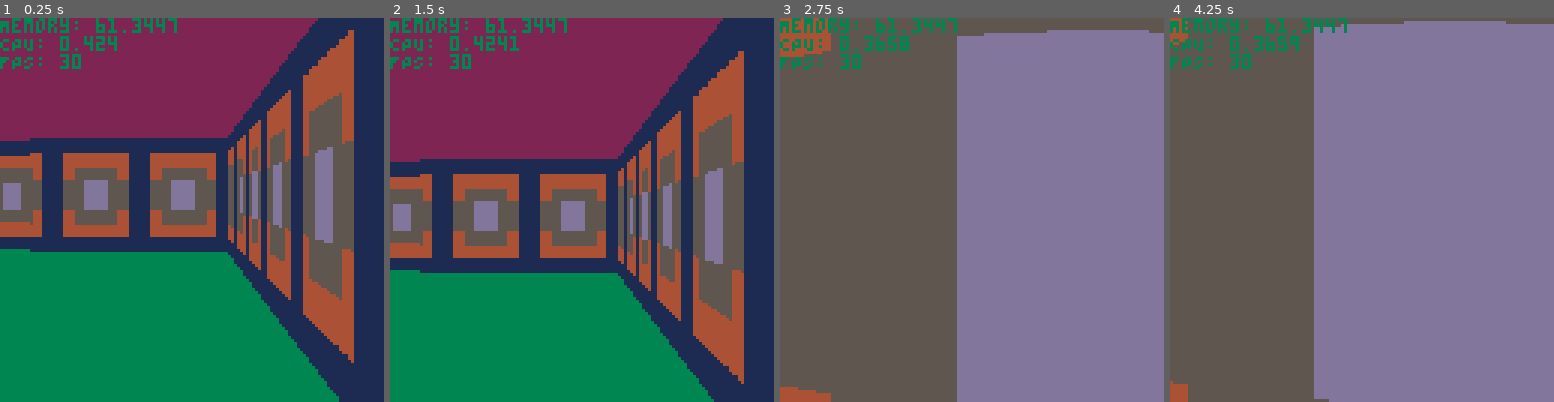
Above: before the commit, frames 1-4 (left to right).
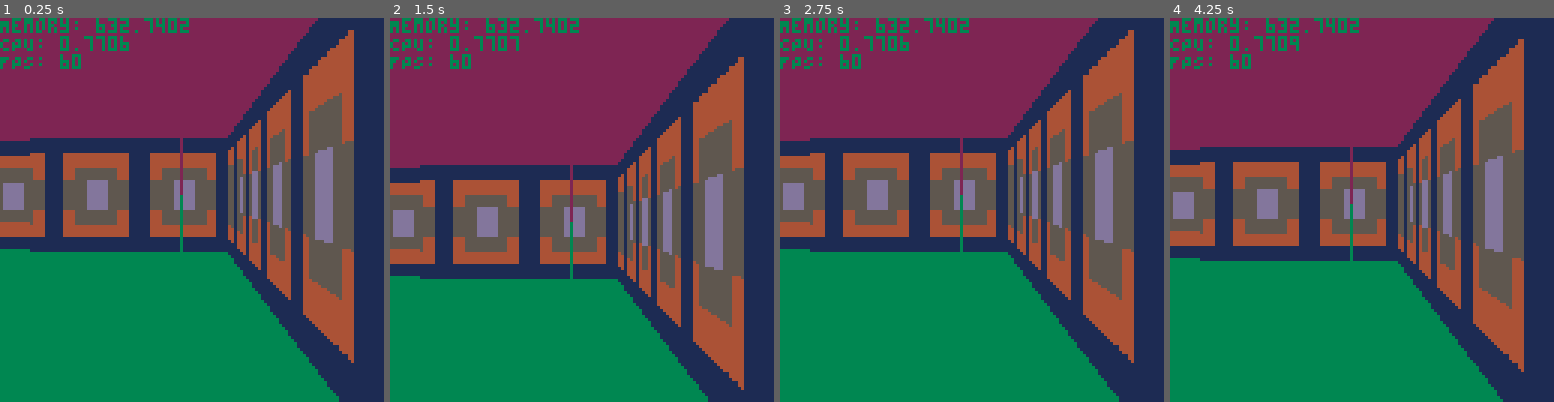
Above: after the commit, the same moments.

Repository: Saphirah/Pico8
Game: PICO-8 cartridge Doom2D.p8
Two runs of this game, one before a commit and one after it. Both use one fixed random seed, a clock stepped at 60 frames per second and the inputs below.
Inputs (mouse positions are in pixels of both pictures, inside the frame that each line leads up to):
- Up to frame 1 (0.25 s): no input
- Up to frame 2 (1.5 s): click (670, 121) at 0.67 s; click (436, 267) at 1.22 s
- Up to frame 3 (2.75 s): hold Right 1.6-2.1 s; click (887, 114) at 1.77 s; hold Up 2.15-2.42 s; click (952, 259) at 2.32 s; hold Right from 2.47 s (still down)
- Up to frame 4 (4.25 s): click (1404, 106) at 2.87 s; release Right at 3.03 s; hold Left 3.08-3.58 s; click (1465, 256) at 3.42 s; hold Down 3.63-3.97 s; click (1231, 102) at 3.97 s; hold Right from 4.02 s (still down)

The runs differ from the first frame. In frame 1, 1.0% of the frame differs, in the area x 5-50%, y 0-61%; in frame 2, 8.9%; in frame 3, 93%; in frame 4, 94%, in the area x 0-100%, y 0-100%.

Commit message:
Mouse Controls and Cache

Diff:
--- a/Doom2D.p8
+++ b/Doom2D.p8
@@ -1,9 +1,32 @@
 pico-8 cartridge // http://www.pico-8.com
 version 32
 __lua__
-Game = { time=0, objects = {}, mousePositionX = 0 }
+Game = {
+    time=0,
+    objects = {},
+    mousePositionX = 0 ,
+    --You need to start Pico8 with the following parameters: -display_x 2 -displays_y 2
+    screens = {
+        x = 1,
+        y = 1
+    },
+    dimension = function()
+        return {
+            w = x * 128,
+            h = y * 128
+        }
+    end,
+    fov = 0.1,
+    rotation = {}
+}
+
+Cache = {
+    rayUnitStepSize = {},
+    forwardVector = {}
+}
 
 depth = {}
+
 
 Textures = {
     [1] = {
@@ -47,6 +70,7 @@
 }
 
 
+--Old renderer to display the player on the 2d Map
 C_Renderer_Dot = {}
 function C_Renderer_Dot.new(self,dotSize)
     return {
@@ -62,31 +86,16 @@
     return{
         renderDistance = renderDistance or 100,
         draw = function(self,owner)
-            local cameraDir = getForwardVector(owner.transform.rotation+90)
-            local distance
-            local fov, cameraPlaneSite, textureResolution = 0.3, 5, 8
             local groundColor, ceilingColor = 3, 2
-            local shakeStrength = 2
+            local shakeStrength = 5
+
             depth = {}
 
-            local center =  64 + sin(Game.time/50) * 5
+            local center =  64 + sin(Game.time/50) * shakeStrength
             rectfill(0,0, 128, center, ceilingColor)
             rectfill(0,center, 128, 128, groundColor)
-            local rotation = owner.transform.rotation
-            local forwardVector = getForwardVector(rotation) --Used for camera plane offset
-            local rightVector = getForwardVector(rotation + 90) --Used for camera plane
-            local leftFOVVector = getForwardVector(rotation - fov * 64) --Used for FOV range left
-            local rightFOVVector = getForwardVector(rotation + fov * 64) --Used for FOV range right
             for i = -64, 64 do
-                f = (i + 64) / 128
-
-                --OLD: Optimize by lerping RayDir
-                --PROBLEM: Texture Projection was wrong, probably rayUnitStepSize calculated wrong
-                --rayDir = { x = leftFOsVVector.x + f * (rightFOVVector.x - leftFOVVector.x),  y = leftFOVVector.y + f * (rightFOVVector.y - leftFOVVector.y)}
-
-                local rayDir = getForwardVector(rotation+i*fov)
-                local ray = self:rayCast({ x = owner.transform.position.x, y = owner.transform.position.y}, rayDir)
-
+                local ray = self:rayCast(owner.transform.position, mod(owner.transform.rotation + i * 0.3, 360))
                 if(ray.texture != 0) then
                     local lineheight = flr(128 / ray.distance)
                     --Print to Screen
@@ -94,27 +103,22 @@
                 end
                 --Store depth data for sprite rendering
                 add(depth, ray.distance)
-
-                --Debug Values
-                --if(i == 0) then
-                --    print(rayDir.x .. ", " .. rayDir.y)
-                --    print(ray.rayPos.x .. ", " .. ray.rayPos.y)
-                --    print(ray.textureCoordinate)
-                --end
             end
 
         end,
-        rayCast = function(self, rayPos, rayDir)
+        rayCast = function(self, rayPos, rotation)
             local mapCheck = convertToCell(rayPos.x, rayPos.y, true)
             local distance = 0.1
             local texture = getMapLocal(mapCheck.x, mapCheck.y)
+            local rayDir = getForwardVector(rotation)
             rayPos = convertToCell(rayPos.x, rayPos.y, false)
 
             --Checks if camera plane is rendering in wall
             if(texture == 0) then
 
                 --Precalculation
-                local rayUnitStepSize = { x = sqrt(1 + (rayDir.y / rayDir.x)^2), y = sqrt(1 + (rayDir.x / rayDir.y)^2)}
+                --local rayUnitStepSize = { x = sqrt(1 + (rayDir.y / rayDir.x)^2), y = sqrt(1 + (rayDir.x / rayDir.y)^2)}
+                local rayUnitStepSize = Cache.rayUnitStepSize[flr(mod(rotation,360)/Game.fov)+1]
                 local rayLength = {}
                 local step = {}
 
@@ -163,6 +167,7 @@
 
 C_PlayerController = {}
 C_PlayerController.new = function(self, speed, rotationSpeed)
+    poke(0x5f2d,0x5)
     return {
         speed = speed or 1,
         rotationSpeed = rotationSpeed,
@@ -172,16 +177,11 @@
             local right = getForwardVector(owner.transform.rotation + 90 )
 
             --Rotation
-            if(btn(0,0)) then owner.transform.rotation-=self.rotationSpeed end
-            if(btn(1,0)) then owner.transform.rotation+=self.rotationSpeed end
-
-            --OLD: Control rotation using mouse
-            --PROBLEM: Mouse can not lock to window, so can not rotate fully
-            --poke(0x5F2D, 1)
-            --local mousePos = stat(32)
-            --owner.transform.rotation += flr(mousePos - Game.mousePositionX)
-            --Game.mousePositionX = mousePos
-
+            --OLD: Rotation using arrow keys
+            --if(btn(0,0)) then owner.transform.rotation-=self.rotationSpeed end
+            --if(btn(1,0)) then owner.transform.rotation+=self.rotationSpeed end
+            owner.transform.rotation+=stat(38) / 10
+            owner.transform.rotation = mod(owner.transform.rotation,360)
 
             if(btn(1,1)) then
                 owner.velocity.x += right.x * self.speed
@@ -217,11 +217,11 @@
 Entity.new = function (self, x, y)
     local me = {
         transform = {
-            position = { x = x, y = y},
+            position = { x = x, y = y },
             rotation = 1,
             scale = 1
         },
-        components = {C_PlayerController:new(1, 3.33)},
+        components = {C_PlayerController:new(1, 3)},
         renderComponents = {C_Renderer_Line:new(100)},
         draw = function(self)
             foreach(self.renderComponents, function(obj) obj:draw(self) end)
@@ -249,7 +249,7 @@
 end
 
 function getForwardVector(rotation)
-    return {x = sin(rotation/360), y = cos(rotation/360)}
+    return Cache.forwardVector[flr(mod(rotation,360)/Game.fov)+1]
 end
 
 --Gets a point on the map in local coordinates
@@ -265,27 +265,49 @@
     return getMapLocal(cord.x, cord.y)
 end
 
+function mod(x, m)
+    while x < 0 do
+        x += m
+    end
+    return x%m
+end
+
 function _init()
     --Spawn Player
 	ent = Entity:new(20, 20)
-end
-
-function _update()
+    --Create direction cache
+    for x = 0, 360/Game.fov do
+        local rayDir = {x = sin(x*Game.fov/360), y = cos(x*Game.fov/360)}
+        add(Cache.forwardVector, {x = sin(x*Game.fov/360), y = cos(x*Game.fov/360)})
+        add(Cache.rayUnitStepSize, { x = sqrt(1 + (rayDir.y / rayDir.x)^2), y = sqrt(1 + (rayDir.x / rayDir.y)^2)})
+    end
+end
+
+function _update60()
 	Game.time += 1
-	for index, value in ipairs(Game.objects) do
-        value:update()
-	end
-end
-
+    foreach(Game.objects, function(obj) obj:update(self) end)
+end
+
+--poke(0x5f36,1) -- to enable. **secret!**
 function _draw()
+--	di = stat(3)
 	cls()
-	for index, value in ipairs(Game.objects) do
-        value:draw()
-	end
+	foreach(Game.objects, function(obj) obj:draw(self) end)
     print("Memory: " .. stat(0))
     print("CPU: " .. stat(1))
     print("FPS: " .. stat(7))
-end
+--	return di<2 --true means "give me another display to draw to
+end
+
+
+--_camera = camera --save original camera function reference
+--function camera(x,y)
+--	x = x or 0
+--	y = y or 0
+--	local dx = flr(stat(3) % Game.screens.x)
+--	local dy = flr(stat(3) / Game.screens.x)
+--	_camera(x+128*dx, y+128*dy)
+--end
 
 
 
